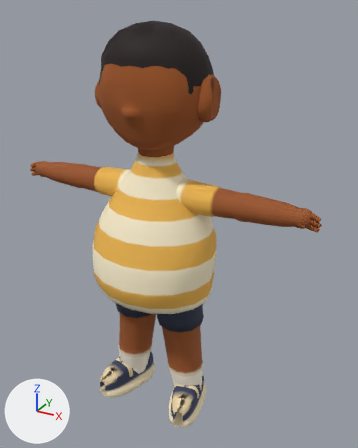
An edit to the glTF model public/v2/models/kid_big_lou.glb, drawn before and after from the same camera.
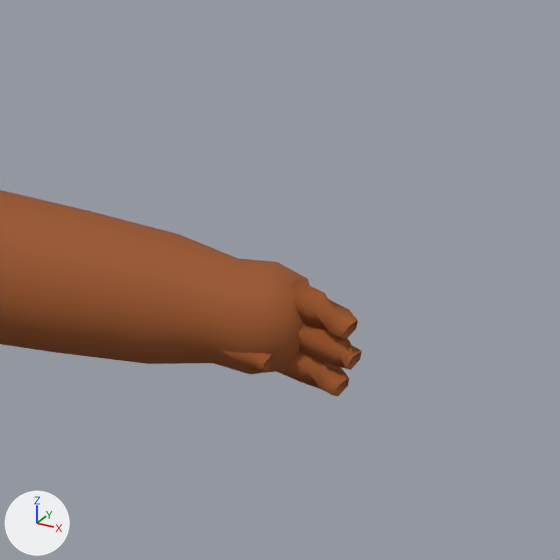
The first picture shows the older version from a 50 mm lens placed at (2.4, -3.92, 4.12), pointed at (0.19, 0.12, 2.11). The close-ups show the older and then the newer version on the part from 71% to 100% of the width and 36% to 59% of the height of that picture. Only the edits that show in the close-ups are written down. Arrows for +X, +Y and +Z are at lower left; the lights stay in place. Objects named as collision shapes, trigger or cutter boxes, shadow casters or lower levels of detail are left out. Vertices at exactly the same position are counted once.

In view in the first close-up: 'kid_big_lou_LOD0'.
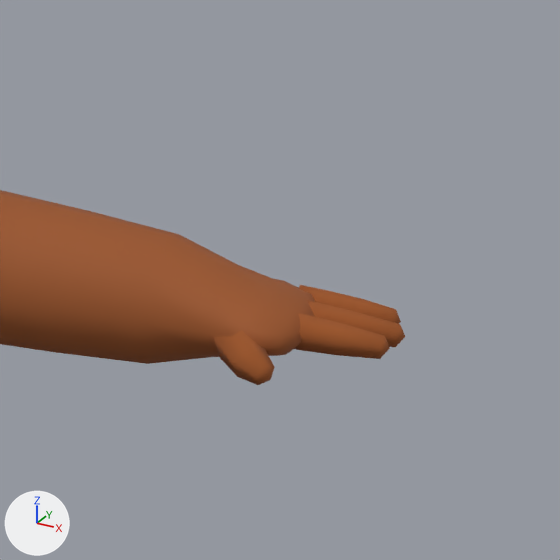
What differs and where, as boxes (x1, y1, x2, y2) in the close-ups (560 x 560 px; the box of a moved part takes in the faces that stretch with it):
```json
{"object": "kid_big_lou_LOD0", "change": "reshaped", "before": [0, 190, 362, 396], "after": [0, 190, 405, 385]}
{"part": 1, "of": "me_kid_big_lou_lod0_mesh_001", "change": "moved or reshaped", "before": [141, 234, 362, 396], "after": [141, 234, 405, 385]}
```

Edits to the scene script, one JSON object a line:
```json
{"block": "me_kid_big_lou_lod0_mesh_001", "where": "# used by ob_kid_big_lou_lod0; location = (0.0, 0.0, 0.0)"}
{"op": "remove", "block": "me_kid_big_lou_lod0_mesh_001", "code": "me_kid_big_lou_lod0_mesh_001.from_pydata(...)  # 3437 vertices, 6538 faces; spans x -1.62..1.62, y -0.66..0.59, z 0.01..4.01"}
{"op": "add", "block": "me_kid_big_lou_lod0_mesh_001", "code": "me_kid_big_lou_lod0_mesh_001.from_pydata(...)  # 3437 vertices, 6538 faces; spans x -1.67..1.67, y -0.66..0.59, z 0.01..4.01"}
{"block": "me_kid_big_lou_lod0_mesh_001", "change": "me_kid_big_lou_lod0_mesh_001 part 1: 124 of 3437 vertices moved; they spanned x 1.38..1.62, y -0.09..0.09, z 2.38..2.56 and now span x 1.38..1.67, y -0.17..0.13, z 2.4..2.54; mean shift (0.01, 0.03, 0.01); largest move (1.6, -0.06, 2.41) -> (1.64, 0.09, 2.49)"}
{"block": "me_kid_big_lou_lod0_mesh_001", "change": "other edits to the shape of me_kid_big_lou_lod0_mesh_001 do not show in these pictures"}
```
